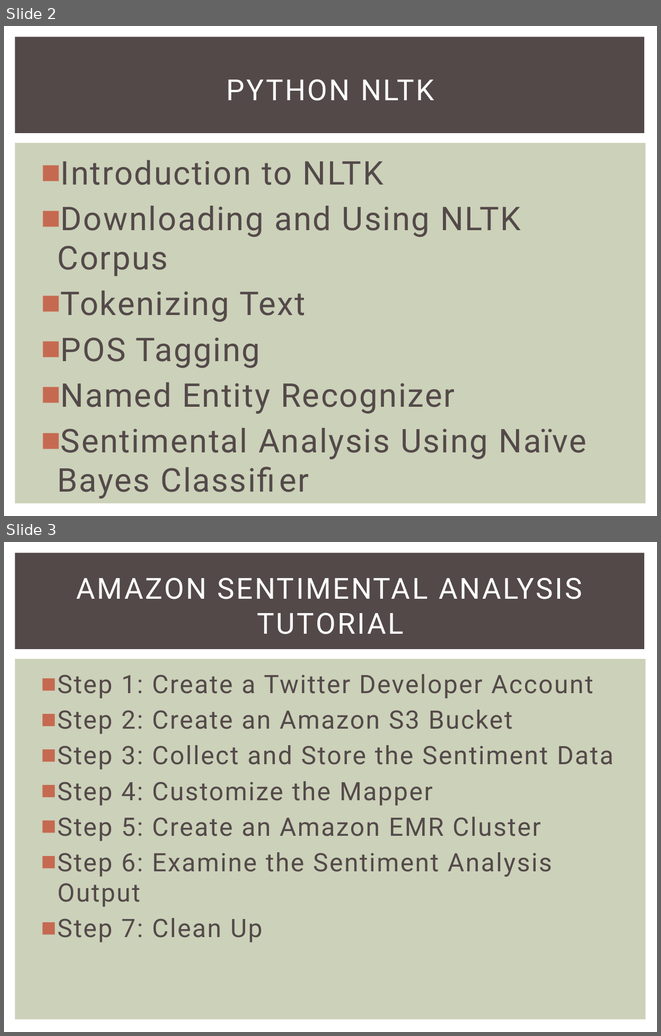
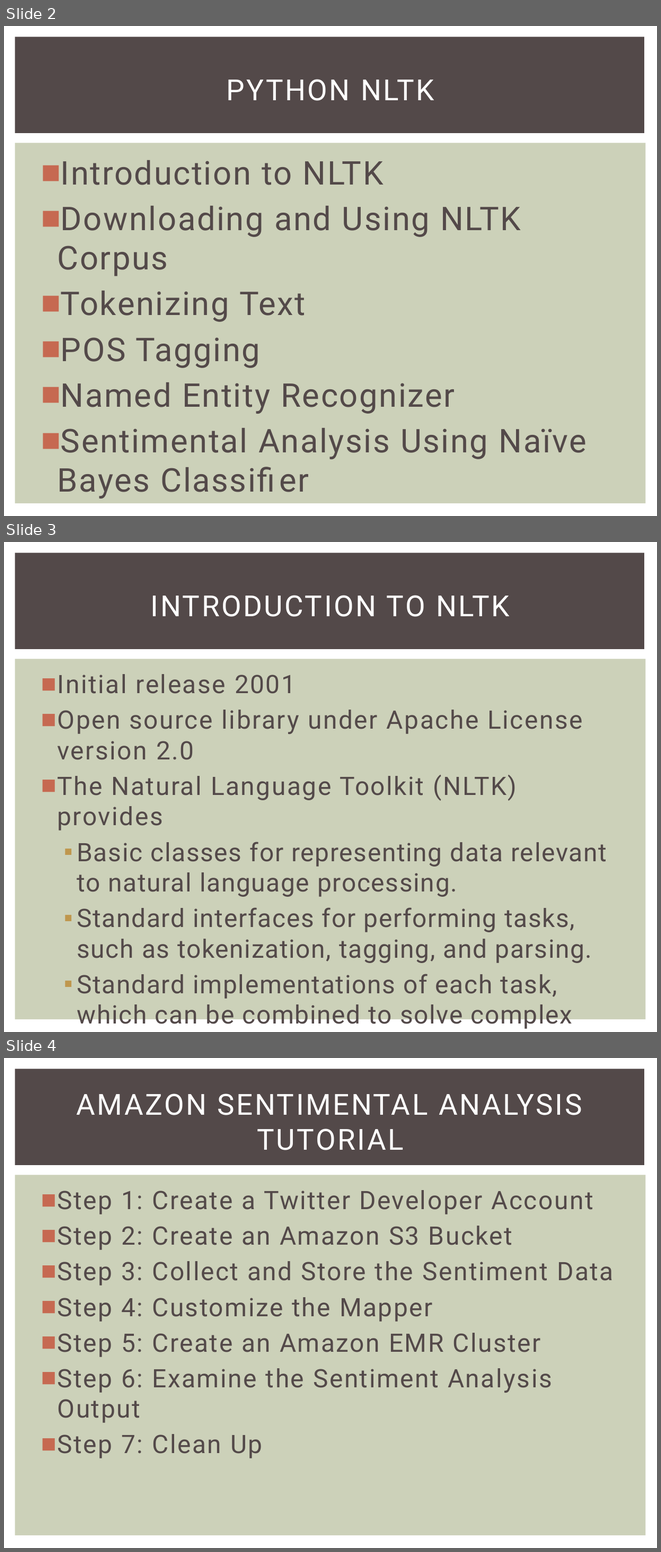
Before and after one commit to rohitbhoopalam/6339Tutorial, a slide deck: tutorial.pptx. Shown one above the other, each under a label of ours: slides 2 and 3 before the commit, slides 2, 3 and 4 after it. The pictures are 661x1036 and 661x1552 pixels, drawn with LibreOffice and Linux fonts; fonts in the diff are those of the drawing. Boxes give left, top, right and bottom in pixels: in the first picture for what was removed or moved away, otherwise in the second. Text is boxed around its words. In the diff, an @@ line names an element or a change of style, - is before the commit and + after.

```diff
--- a/tutorial.pptx
+++ b/tutorial.pptx
@@ slide 3 added at box(4, 542, 657, 1032), background #FFFFFF; not listed: 2 template elements that a slide beside it also shows @@
@@ title added at box(151, 595, 510, 617), 32 pt, text #FFFFFF @@
+INTRODUCTION TO NLTK
@@ text added at box(58, 674, 607, 1030), 28 pt, text #534949 @@
+■ Initial release 2001
+■ Open source library under Apache License version 2.0
+■ The Natural Language Toolkit (NLTK) provides
+  ▪ Basic classes for representing data relevant to natural language processing.
+  ▪ Standard interfaces for performing tasks, such as tokenization, tagging, and parsing.
+  ▪ Standard implementations of each task, which can be combined to solve complex problems.
@@ what was slide 3 is now slide 4 @@
```
Also in this commit, not shown: 8 other files.
